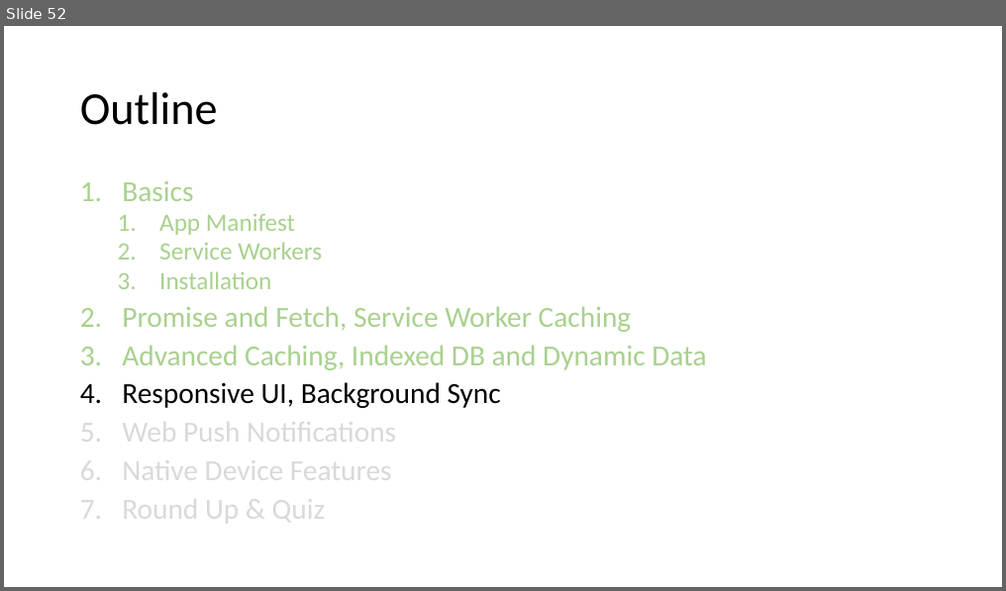
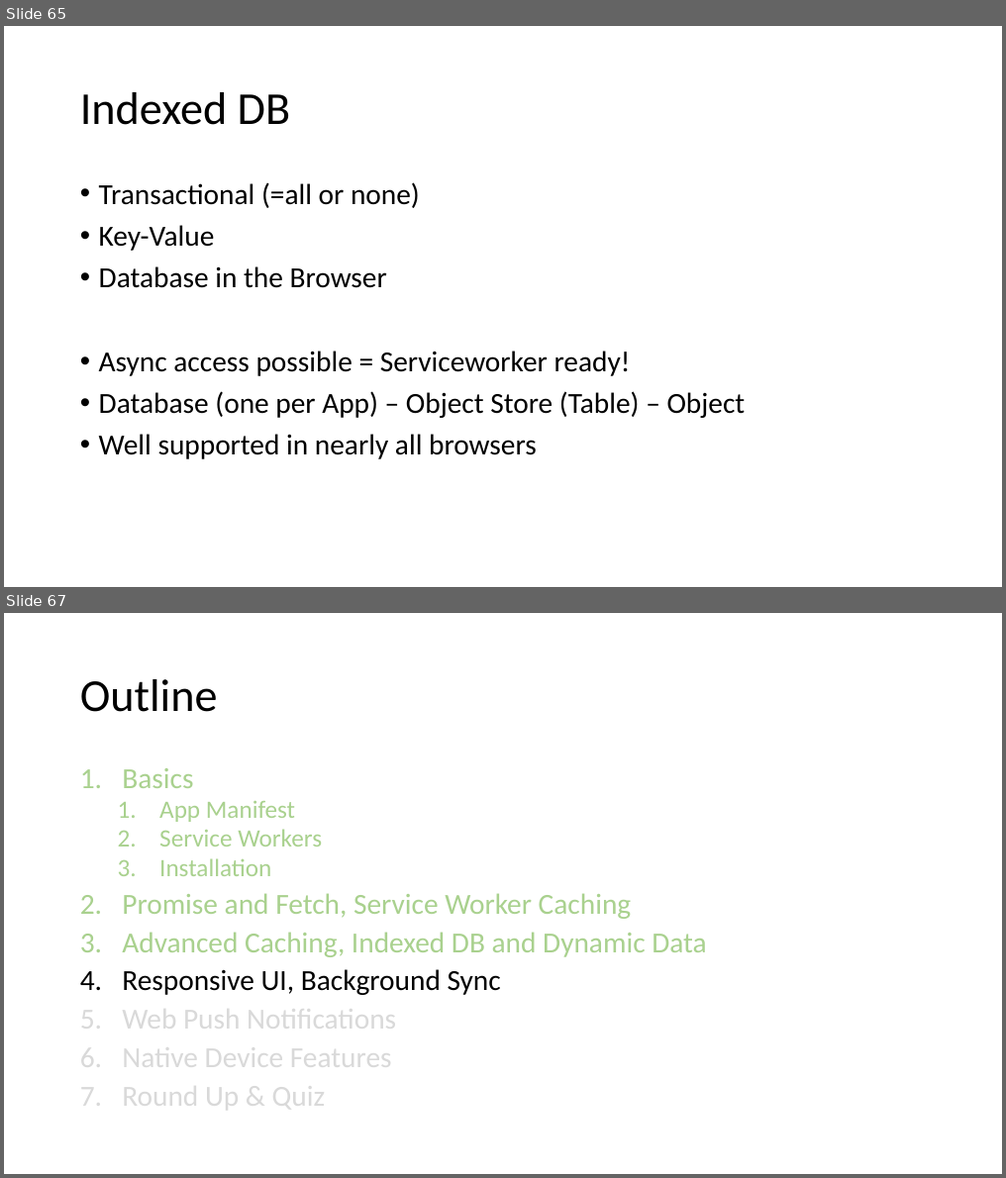
Before and after one commit to SteveNox/PWACourseProgress, a slide deck: course/Progressive Web Apps.pptx. Shown one above the other, each under a label of ours: slide 52 before the commit, slides 65 and 67 after it; the slides between them are not shown. The pictures are 1006x591 and 1006x1178 pixels, drawn with LibreOffice and Linux fonts; fonts in the diff are those of the drawing. Boxes give left, top, right and bottom in pixels: in the first picture for what was removed or moved away, otherwise in the second. Text is boxed around its words. In the diff, an @@ line names an element or a change of style, - is before the commit and + after.

```diff
--- a/course/Progressive Web Apps.pptx
+++ b/course/Progressive Web Apps.pptx
@@ slide 65 added at box(4, 26, 1002, 587), background #FFFFFF @@
@@ title added at box(80, 92, 290, 125), 44 pt, text #000000 @@
+Indexed DB
@@ text added at box(99, 182, 746, 460), 28 pt, text #000000 @@
+• Transactional (=all or none)
+• Key-Value
+• Database in the Browser
+• Async access possible = Serviceworker ready!
+• Database (one per App) – Object Store (Table) – Object
+• Well supported in nearly all browsers
@@ what was slide 52 is now slide 67 @@
```
Also in this commit, not shown: 14 other slides added, 5 other files.
